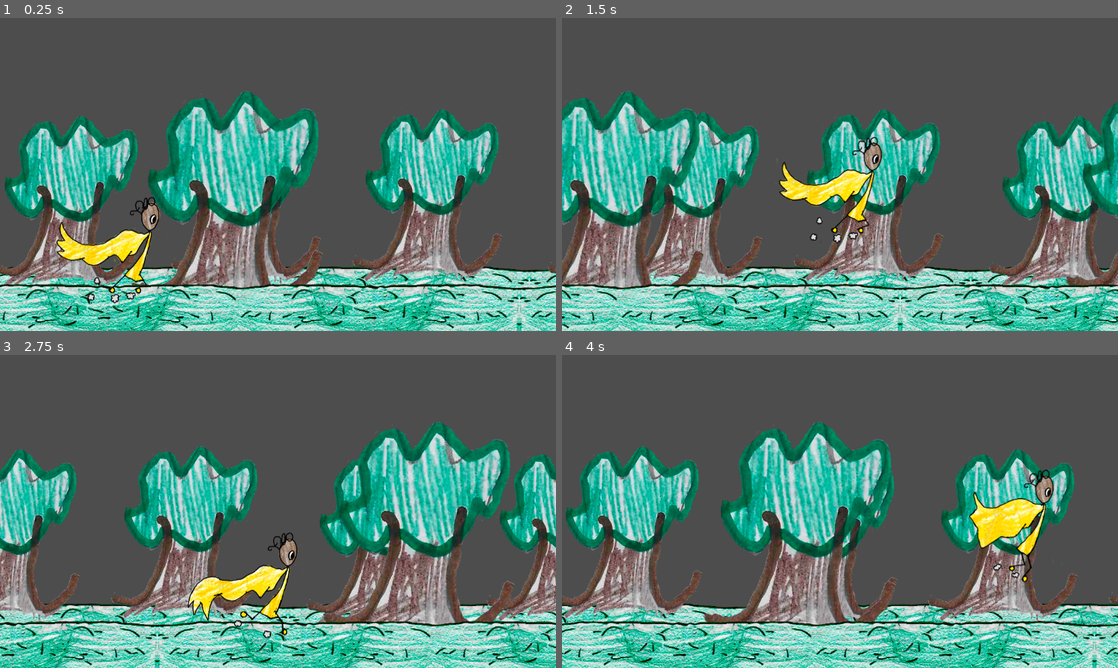
Above: before the commit, frames 1-4 (two rows, left to right).
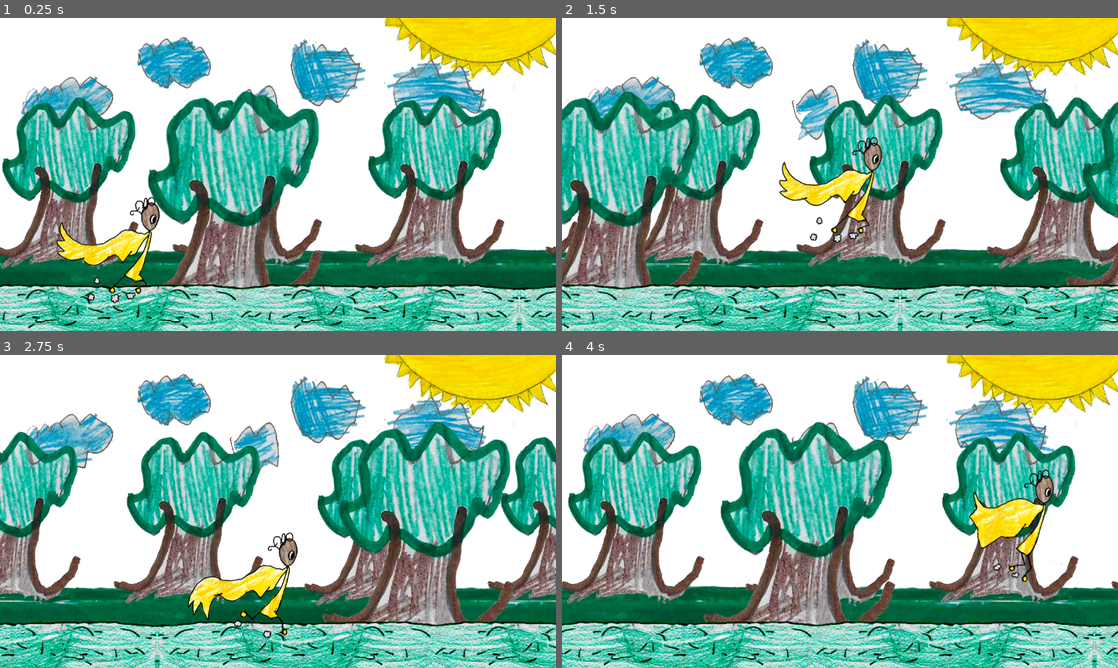
Above: after the commit, the same moments.

Repository: viabrema/infinite_runner_game
Game: Godot game, scene res://scenes/main/main.tscn
Two runs of this game, one before a commit and one after it. Both use one fixed random seed, a clock stepped at 60 frames per second and the inputs below.
Inputs:
- Up to frame 1 (0.25 s): no input
- Up to frame 2 (1.5 s): tap Enter (ui_accept) at 0.5, 0.77 s; hold Right (ui_right) from 0.53 s (still down)
- Up to frame 3 (2.75 s): tap Enter (ui_accept) at 1.52 s; release Right (ui_right) at 2.03 s; hold Left (ui_left) from 2.03 s (still down)
- Up to frame 4 (4 s): release Left (ui_left) at 2.78 s; hold Right (ui_right) from 2.78 s (still down); tap Enter (ui_accept) at 3.02, 3.77 s

The runs differ from the first frame. In frame 1, 68% of the frame differs, in the area x 0-100%, y 0-87%; in frame 2, 67%; in frame 3, 67%; in frame 4, 68%.

Commit message:
colocando background

Diff:
--- a/scenes/background_01/background_02.tscn
+++ b/scenes/background_01/background_02.tscn
@@ -1,28 +1,29 @@
 [gd_scene load_steps=4 format=3 uid="uid://b5ueiqwkjn0ry"]
 
 [ext_resource type="Script" path="res://scenes/background_01/background_01.gd" id="1_egso0"]
+[ext_resource type="Texture2D" uid="uid://by3oaof2u6lky" path="res://assets/ground_02.png" id="2_5ob2o"]
 [ext_resource type="Texture2D" uid="uid://dmaw4bhexpdxq" path="res://assets/trees/tree_01.png" id="2_7nlkx"]
-[ext_resource type="Texture2D" uid="uid://dtf3it22wmhrd" path="res://assets/ground.png" id="2_cuyc3"]
 
 [node name="Background_02" type="Node2D"]
 script = ExtResource("1_egso0")
 MOVE_SPEED = 200.0
 
-[node name="Ground" type="Sprite2D" parent="."]
-position = Vector2(582, 526)
-texture = ExtResource("2_cuyc3")
+[node name="Ground02" type="Sprite2D" parent="."]
+position = Vector2(570, 589)
+scale = Vector2(1.21, 1.21)
+texture = ExtResource("2_5ob2o")
 
 [node name="Tree01" type="Sprite2D" parent="."]
-position = Vector2(213.75, 364.008)
+position = Vector2(201, 393)
 scale = Vector2(0.77991, 0.77991)
 texture = ExtResource("2_7nlkx")
 
 [node name="Tree02" type="Sprite2D" parent="."]
-position = Vector2(586.75, 356.008)
+position = Vector2(581, 388)
 scale = Vector2(0.77991, 0.77991)
 texture = ExtResource("2_7nlkx")
 
 [node name="Tree03" type="Sprite2D" parent="."]
-position = Vector2(961.75, 350.008)
+position = Vector2(959, 388)
 scale = Vector2(0.77991, 0.77991)
 texture = ExtResource("2_7nlkx")
--- a/scenes/main/main.tscn
+++ b/scenes/main/main.tscn
@@ -1,19 +1,38 @@
-[gd_scene load_steps=5 format=3 uid="uid://b2jnbdsti0yw"]
+[gd_scene load_steps=8 format=3 uid="uid://b2jnbdsti0yw"]
 
 [ext_resource type="PackedScene" uid="uid://nyfg2il5vxxo" path="res://scenes/gound/ground.tscn" id="1_833wu"]
 [ext_resource type="PackedScene" uid="uid://b5ueiqwkjn0ry" path="res://scenes/background_01/background_02.tscn" id="1_jxtlx"]
 [ext_resource type="PackedScene" uid="uid://dajj8x8vd1a6b" path="res://scenes/background_01/background_01.tscn" id="2_4m302"]
+[ext_resource type="Texture2D" uid="uid://dt5dmc161xhfn" path="res://assets/clounds.png" id="2_5l74i"]
 [ext_resource type="PackedScene" uid="uid://b5jx543uwi30i" path="res://scenes/knight/knight.tscn" id="2_m5buu"]
+[ext_resource type="Texture2D" uid="uid://ctnpumelaioiw" path="res://assets/sun.png" id="5_ff0j3"]
+
+[sub_resource type="CanvasTexture" id="CanvasTexture_04gns"]
 
 [node name="Main" type="Node2D"]
+
+[node name="Sprite2D" type="Sprite2D" parent="."]
+position = Vector2(582, 335.25)
+rotation = 3.14159
+scale = Vector2(1193, -697.5)
+texture = SubResource("CanvasTexture_04gns")
+
+[node name="Sun" type="Sprite2D" parent="."]
+position = Vector2(996, 72)
+texture = ExtResource("5_ff0j3")
+
+[node name="Clounds" type="Sprite2D" parent="."]
+position = Vector2(521, 147)
+scale = Vector2(1, 1)
+texture = ExtResource("2_5l74i")
 
 [node name="Background_02" type="Node2D" parent="."]
 
 [node name="Background_02_01" parent="Background_02" instance=ExtResource("1_jxtlx")]
-position = Vector2(-12, 18)
+position = Vector2(-4, -50)
 
 [node name="Background_02_02" parent="Background_02" instance=ExtResource("1_jxtlx")]
-position = Vector2(1141, 18)
+position = Vector2(1149, -50)
 
 [node name="Background_01" type="Node2D" parent="."]
 
Binary file added: assets/clounds.png
Not shown, added: assets/clounds.png.import
Binary file added: assets/ground_02.png
Not shown, added: assets/ground_02.png.import
Binary file added: assets/sun.png
Not shown, added: assets/sun.png.import
